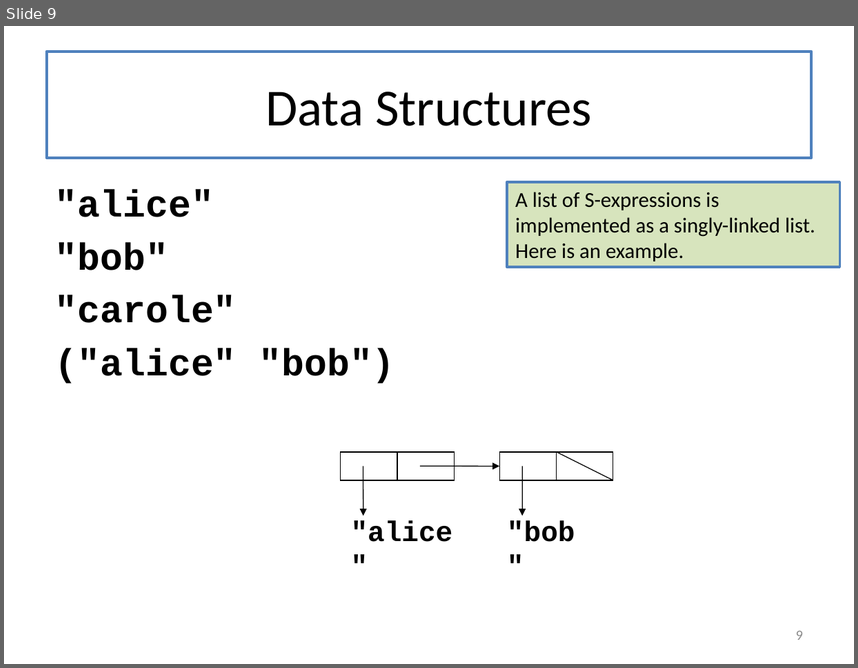
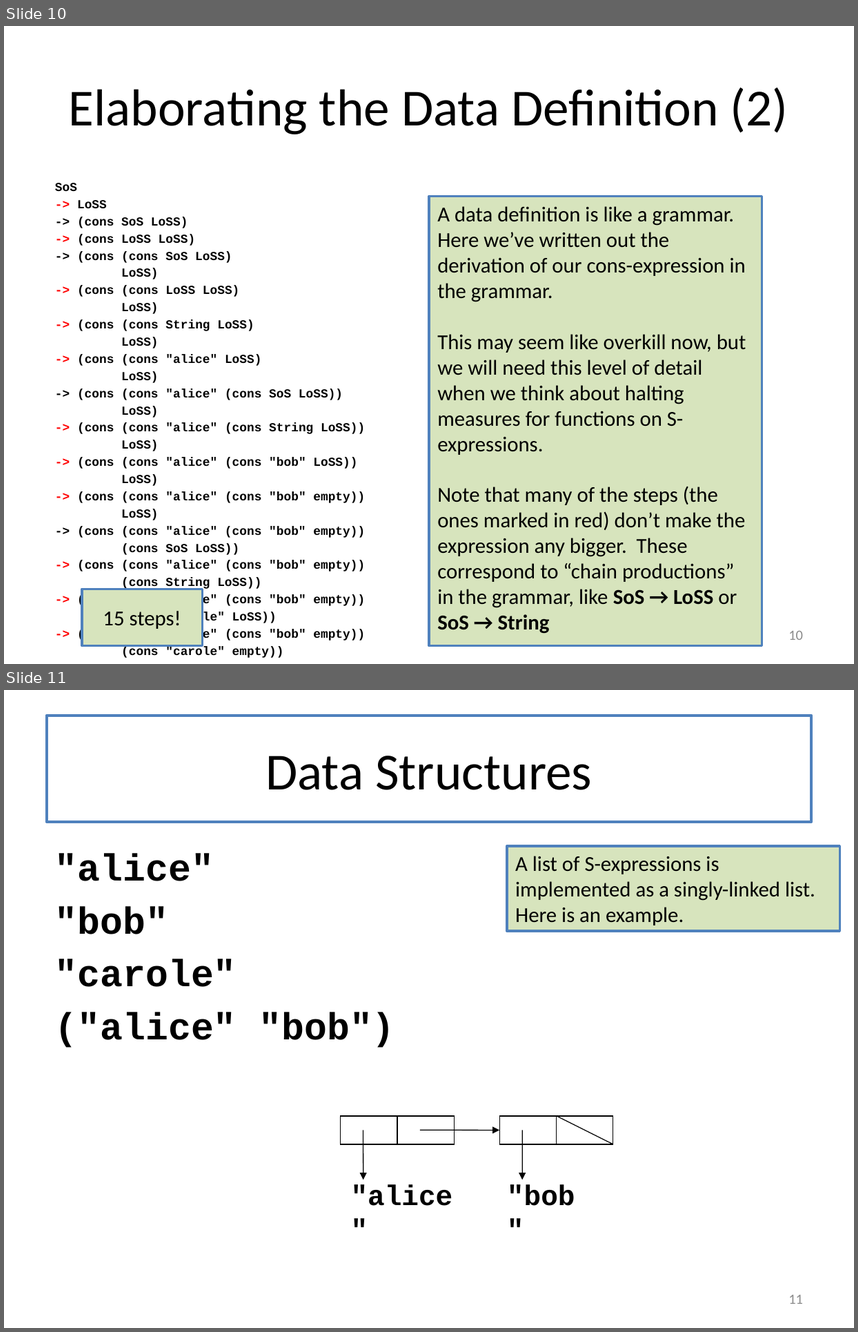
Before and after one commit to mwand/cs5010f16, a slide deck: Slides/Lesson 6.4 Lists of Lists.pptx. Shown one above the other, each under a label of ours: slide 9 before the commit, slides 10 and 11 after it. The pictures are 858x668 and 858x1332 pixels, drawn with LibreOffice and Linux fonts; fonts in the diff are those of the drawing. Boxes give left, top, right and bottom in pixels: in the first picture for what was removed or moved away, otherwise in the second. Text is boxed around its words. In the diff, an @@ line names an element or a change of style, - is before the commit and + after.

```diff
--- a/Slides/Lesson 6.4 Lists of Lists.pptx
+++ b/Slides/Lesson 6.4 Lists of Lists.pptx
@@ slide 10 added at (4, 26, 854, 664), background #FFFFFF @@
@@ title added at (47, 52, 811, 158), fill #FFFFFF, outline #4F81BD 2 pt, 44 pt, text #000000 @@
+Elaborating the Data Definition (2)
@@ text added at (55, 183, 365, 657), 10.4 pt, text #000000, bold @@
+SoS
+-> LoSS
+-> (cons SoS LoSS)
+-> (cons LoSS LoSS)
+-> (cons (cons SoS LoSS)
+LoSS)
+-> (cons (cons LoSS LoSS)
+LoSS)
+-> (cons (cons String LoSS)
+LoSS)
+-> (cons (cons "alice" LoSS)
+LoSS)
+-> (cons (cons "alice" (cons SoS LoSS))
+LoSS)
+-> (cons (cons "alice" (cons String LoSS))
+LoSS)
+-> (cons (cons "alice" (cons "bob" LoSS))
+LoSS)
+-> (cons (cons "alice" (cons "bob" empty))
+LoSS)
+-> (cons (cons "alice" (cons "bob" empty))
+(cons SoS LoSS))
+-> (cons (cons "alice" (cons "bob" empty))
+(cons String LoSS))
+-> (cons (cons "alice" (cons "bob" empty))
+(cons "carole" LoSS))
+-> (cons (cons "alice" (cons "bob" empty))
+(cons "carole" empty))
@@ rectangle added at (429, 196, 762, 645), fill #D7E4BD, outline #4F81BD 2 pt, 18 pt, text #000000 @@
+A data definition is like a grammar. Here we’ve written out the derivation of our cons-expression in the grammar.
+This may seem like overkill now, but
+we will need this level of detail when we think about halting measures for functions on S-expressions.
+Note that many of the steps (the ones marked in red) don’t make the expression any bigger. These correspond to “chain productions” in the grammar, like SoS → LoSS or SoS → String
@@ rectangle added at (82, 589, 203, 646), fill #D7E4BD, outline #4F81BD 2 pt, 18 pt, text #000000 @@
+15 steps!
@@ page number added at (789, 630, 803, 639), 12 pt, text #8C8C8C @@
+10
@@ what was slide 9 is now slide 11 @@
@@ page number at (789, 1294, 803, 1303): text changed @@
-9
+11
```
Also in this commit, not shown: 1 other slide added, 3 other files.
